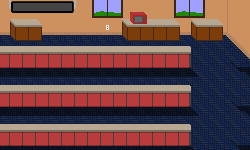
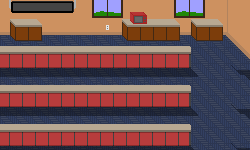
Before/after of a 250px x 150px layered artwork. What changed in the layer stack:
"shadows": opacity 50% → 37%, painted on it over bbox(0, 62, 250, 150)
painted on "carpet" over bbox(0, 35, 250, 150)
